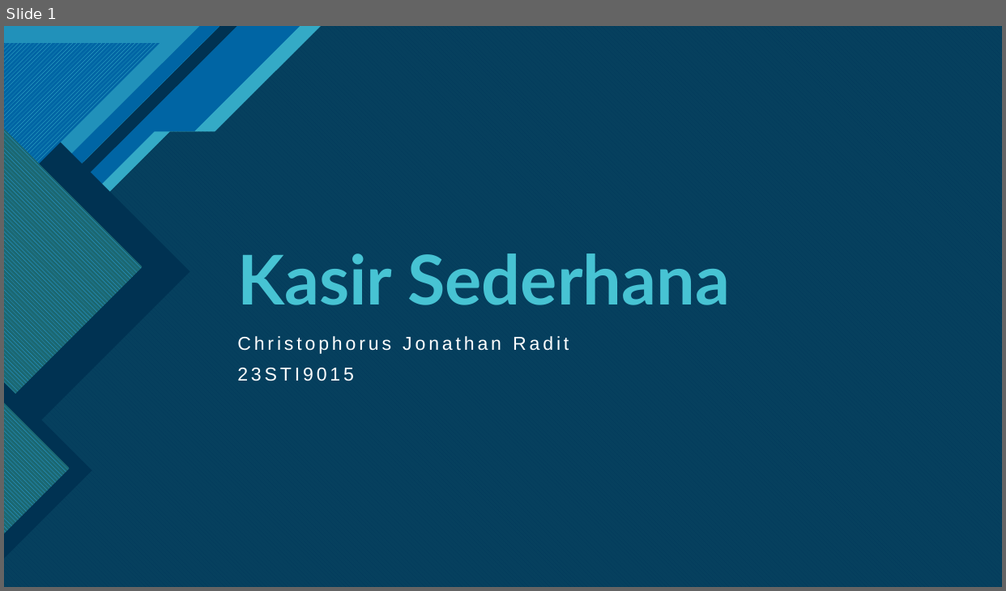
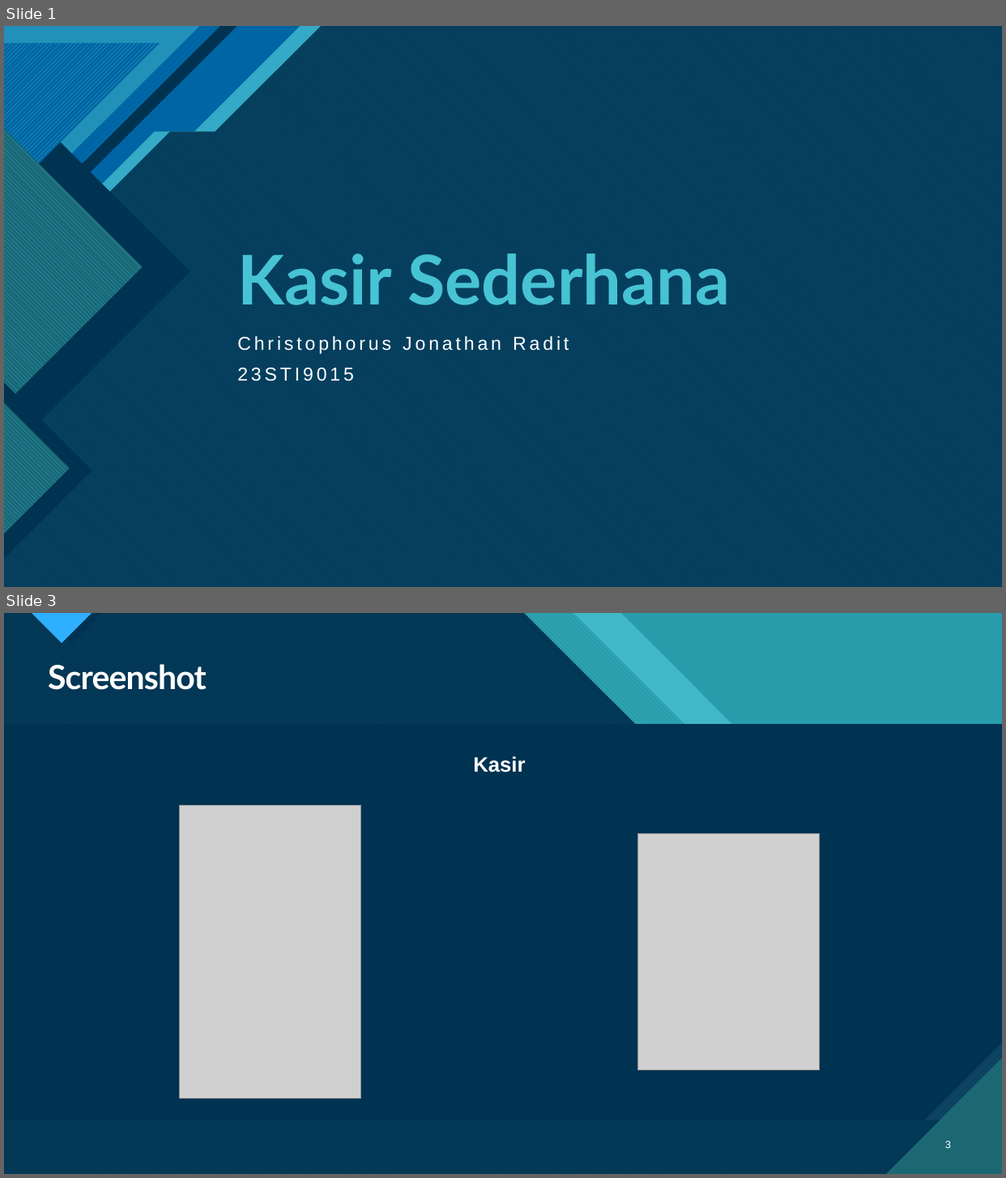
Before and after one commit to CJRadit/tugas-sekolah, a slide deck: c-kasir/Kasir.pptx. Shown one above the other, each under a label of ours: slide 1 before the commit, slides 1 and 3 after it; the slides between them are not shown. The pictures are 1006x591 and 1006x1178 pixels, drawn with LibreOffice and Linux fonts; fonts in the diff are those of the drawing; grey boxes stand for pictures. Boxes give left, top, right and bottom in pixels: in the first picture for what was removed or moved away, otherwise in the second. Text is boxed around its words. In the diff, an @@ line names an element or a change of style, - is before the commit and + after.

Commit message:
c-kasir: update PPT

```diff
--- a/c-kasir/Kasir.pptx
+++ b/c-kasir/Kasir.pptx
@@ slide 3 added at [4,613,1002,1174], background #47C3D3; not listed: 13 template elements that a slide beside it also shows @@
@@ rectangle added at [4,613,1002,1174], fill #299CAB @@
@@ rectangle added at [4,613,1002,1174], fill #299CAB @@
@@ freeform shape added at [4,613,1002,1174], fill #47C3D3 at 74% opacity @@
@@ freeform shape added at [4,613,1002,1174], fill pattern #47C3D3 on #1B6872 @@
@@ freeform shape added at [4,613,1002,1174], fill #003352 at 90% opacity @@
@@ title added at [48,664,206,690], 32 pt, text #FFFFFF, bold @@
+Screenshot
@@ text added at [473,756,525,773], 20 pt, text #FFFFFF, bold @@
+Kasir
@@ picture added at [179,806,361,1099] @@
@@ picture added at [638,834,820,1071] @@
@@ page number added at [945,1141,951,1148], 10 pt, text #FFFFFF @@
+3
```
Also in this commit, not shown: 1 other slide added, 1 slide removed.
